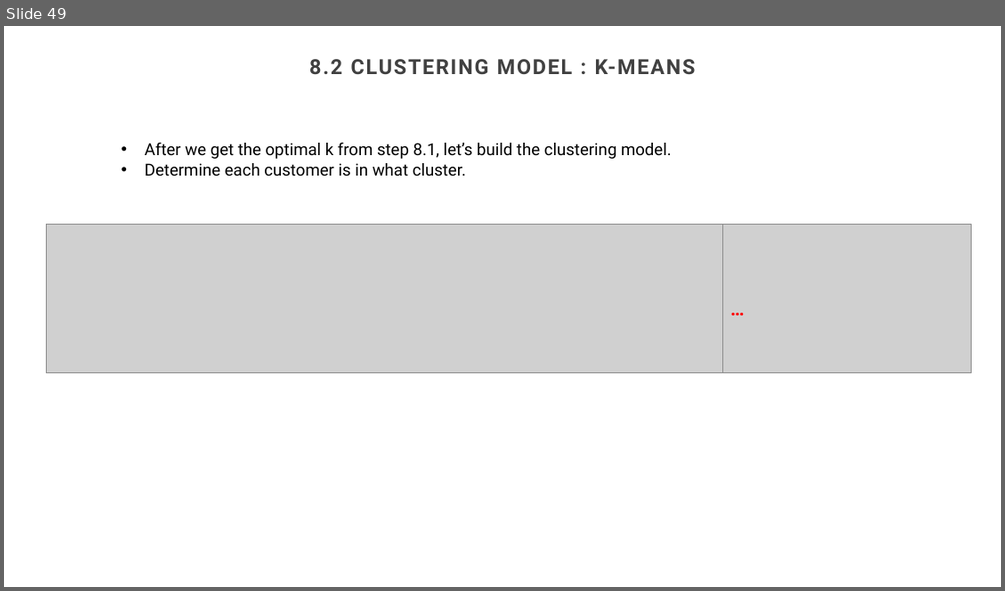
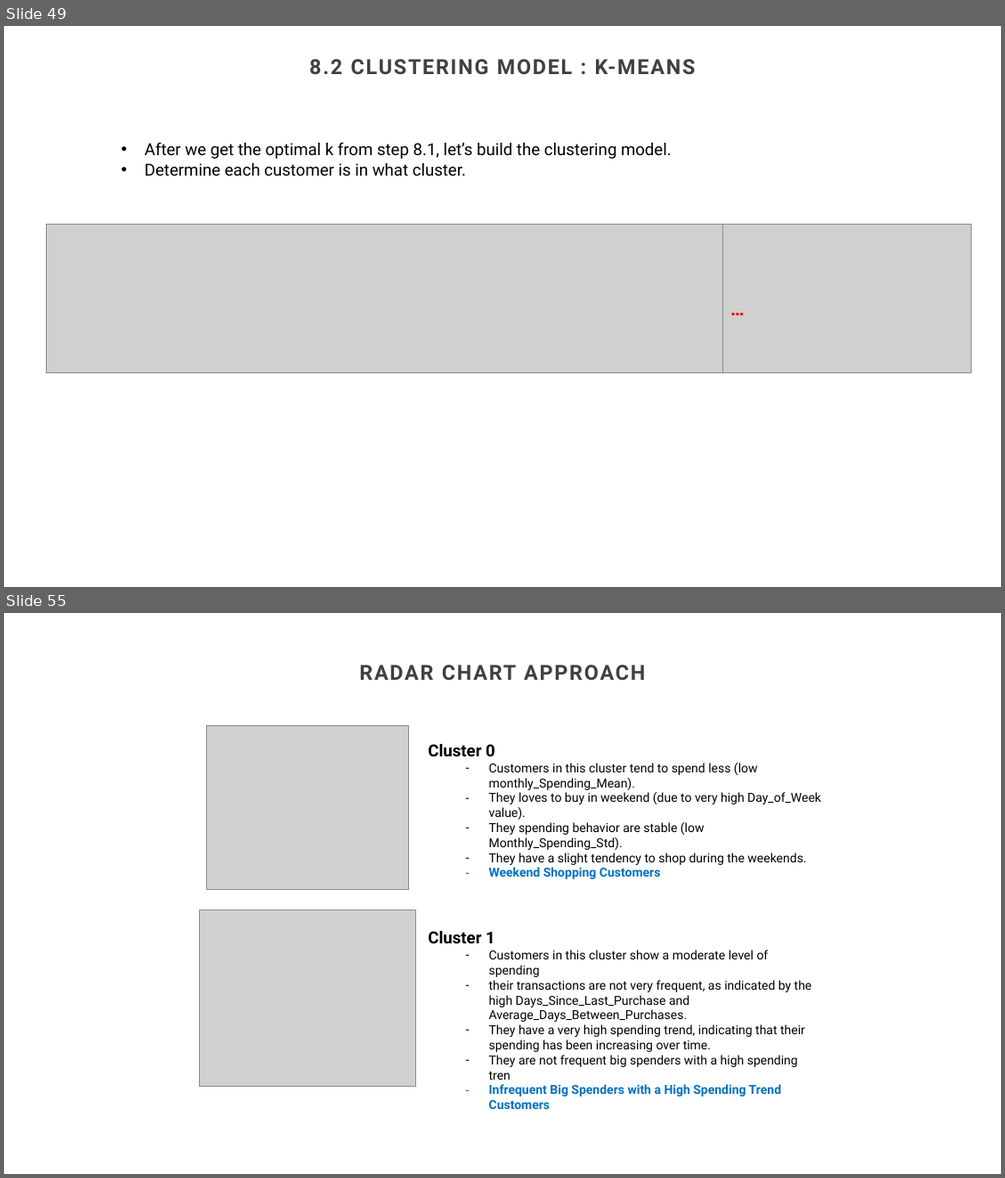
Before and after one commit to GaoWeiChang/Ecommerce_Product_Recommendation_System, a slide deck: CUSTOMER PRODUCT RECOMMENDATION SYSTEM.pptx. Shown one above the other, each under a label of ours: slide 49 before the commit, slides 49 and 55 after it; the slides between them are not shown. The pictures are 1005x591 and 1005x1178 pixels, drawn with LibreOffice and Linux fonts; fonts in the diff are those of the drawing; grey boxes stand for pictures; background and template pictures are left out. Boxes give left, top, right and bottom in pixels: in the first picture for what was removed or moved away, otherwise in the second. Text is boxed around its words. In the diff, an @@ line names an element or a change of style, - is before the commit and + after.

Commit message:
update ppt

```diff
--- a/CUSTOMER PRODUCT RECOMMENDATION SYSTEM.pptx
+++ b/CUSTOMER PRODUCT RECOMMENDATION SYSTEM.pptx
@@ slide 55 added at [4,613,1001,1174], background #FFFFFF @@
@@ title added at [359,665,645,680], 20 pt, text #404040, bold @@
+RADAR CHART APPROACH
@@ picture added at [206,725,409,890] @@
@@ text added at [428,744,821,879], 12 pt, text #000000 @@
+Cluster 0
+  – Customers in this cluster tend to spend less (low monthly_Spending_Mean).
+  – They loves to buy in weekend (due to very high Day_of_Week value).
+  – They spending behavior are stable (low Monthly_Spending_Std).
+  – They have a slight tendency to shop during the weekends.
+  – Weekend Shopping Customers
@@ picture added at [199,910,415,1086] @@
@@ text added at [428,931,812,1096], 12 pt, text #000000 @@
+Cluster 1
+  – Customers in this cluster show a moderate level of spending
+  – their transactions are not very frequent, as indicated by the high Days_Since_Last_Purchase and Average_Days_Between_Purchases.
+  – They have a very high spending trend, indicating that their spending has been increasing over time.
+  – They are not frequent big spenders with a high spending tren
+  – Infrequent Big Spenders with a High Spending Trend Customers
```
Also in this commit, not shown: 8 other slides added, 1 other file.
